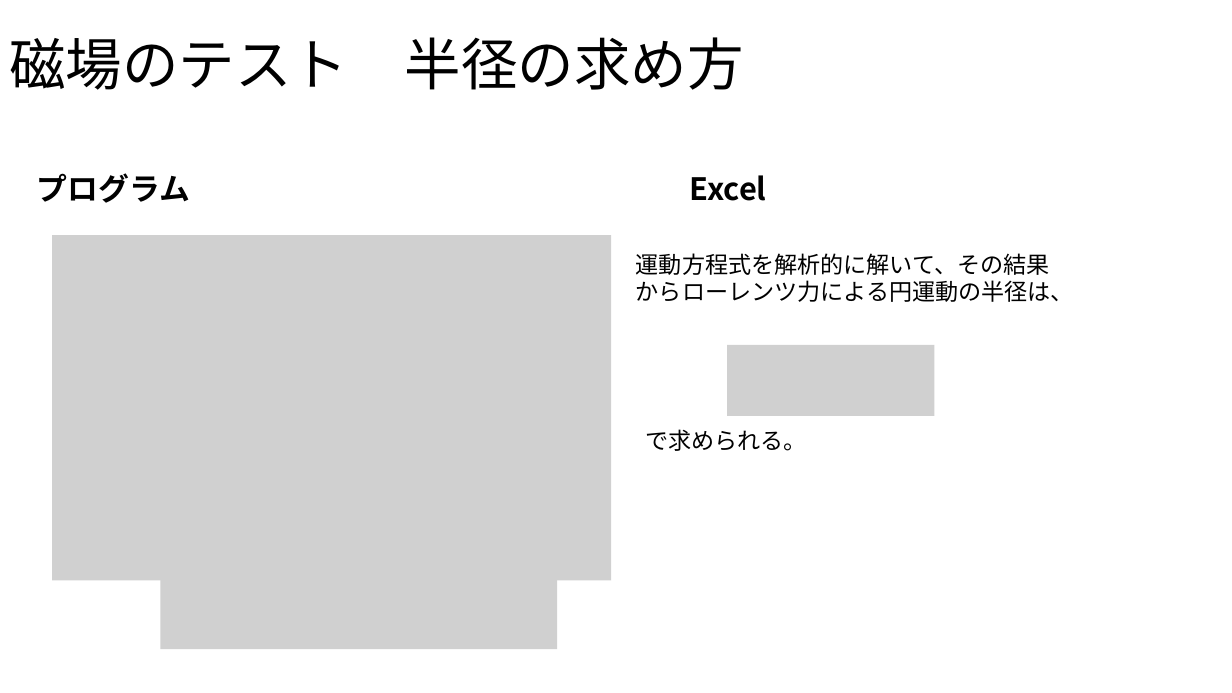
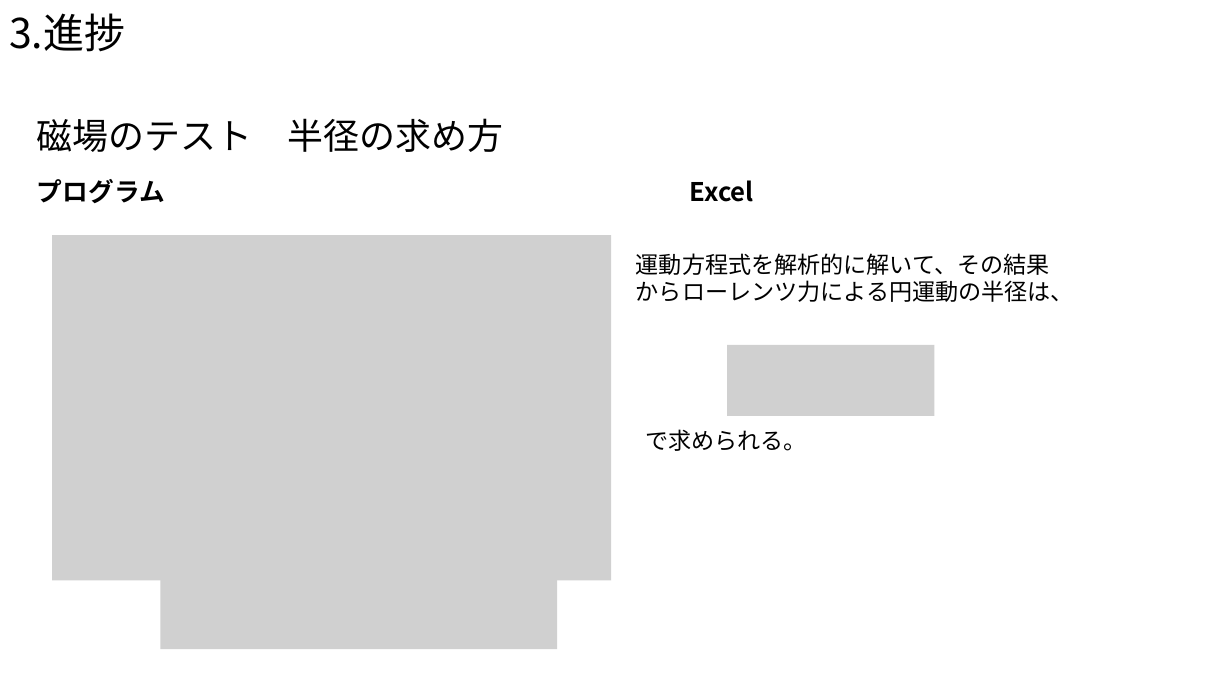
Before and after one commit to Takeuchi-yuya/Ksimulation, a slide deck: slide 13 of docs/中間発表.pptx (slide 14 before the commit). Drawn at 1232x693 pixels with LibreOffice and Linux fonts; fonts in the diff are those of the drawing; grey boxes stand for pictures. Boxes give left, top, right and bottom in pixels: in the first picture for what was removed or moved away, otherwise in the second. Text is boxed around its words. In the diff, an @@ line names an element or a change of style, - is before the commit and + after.

```diff
--- a/docs/中間発表.pptx
+++ b/docs/中間発表.pptx
@@ text added at (x1=9, y1=13, x2=125, y2=52), 32 pt, text #000000 @@
+3.進捗
@@ text "磁場のテスト 半径の求め方" moved from (x1=9, y1=37, x2=743, y2=90) to (x1=37, y1=118, x2=503, y2=152) @@
@@ text "磁場のテスト 半径の求め方" at (x1=37, y1=118, x2=503, y2=152): size 44 to 28 pt; line spacing 0.9 to 1; vertical alignment middle to top @@
@@ text "プログラム" at (x1=37, y1=179, x2=165, y2=203): size 24 to 20 pt @@
@@ text "Excel" at (x1=690, y1=180, x2=754, y2=202): size 24 to 20 pt @@
```
Also in this commit, not shown: 8 other slides changed, 1 slide removed, 2 other files.
